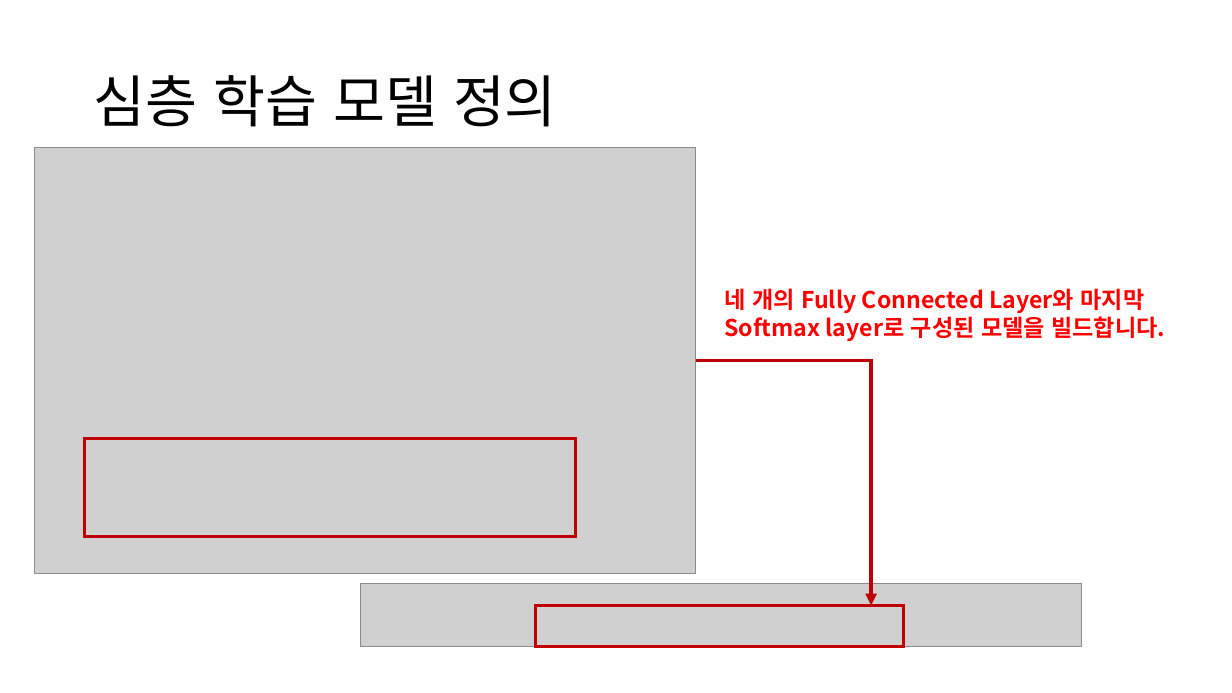
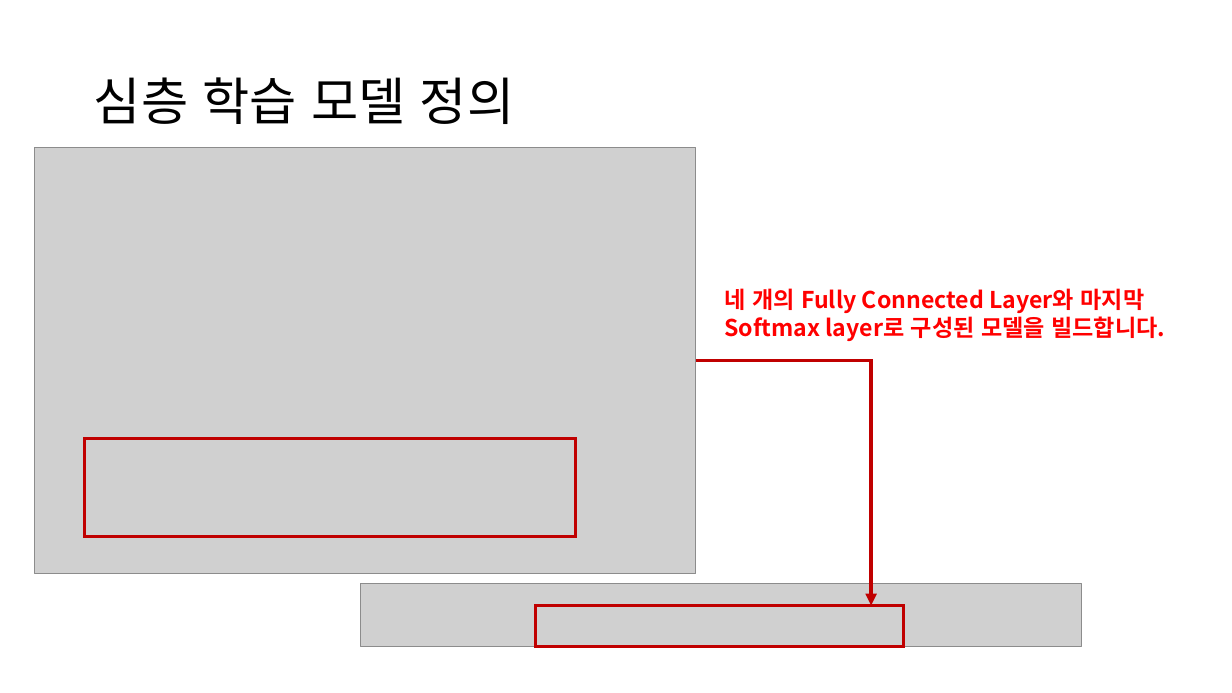
Before and after one commit to h19920918/samsung_ds_summer_pruning, a slide deck: slide 22 of samsung_ds_pruning.pptx (slide 21 before the commit). Drawn at 1232x693 pixels with LibreOffice and Linux fonts; fonts in the diff are those of the drawing; grey boxes stand for pictures. Boxes give left, top, right and bottom in pixels: in the first picture for what was removed or moved away, otherwise in the second. Text is boxed around its words. In the diff, an @@ line names an element or a change of style, - is before the commit and + after.

```diff
--- a/samsung_ds_pruning.pptx
+++ b/samsung_ds_pruning.pptx
@@ title "심층 학습 모델 정의" at [94, 77, 514, 124]: size 44 to 40 pt @@
```
Also in this commit, not shown: 12 other slides changed, 1 slide added, 1 other file.
